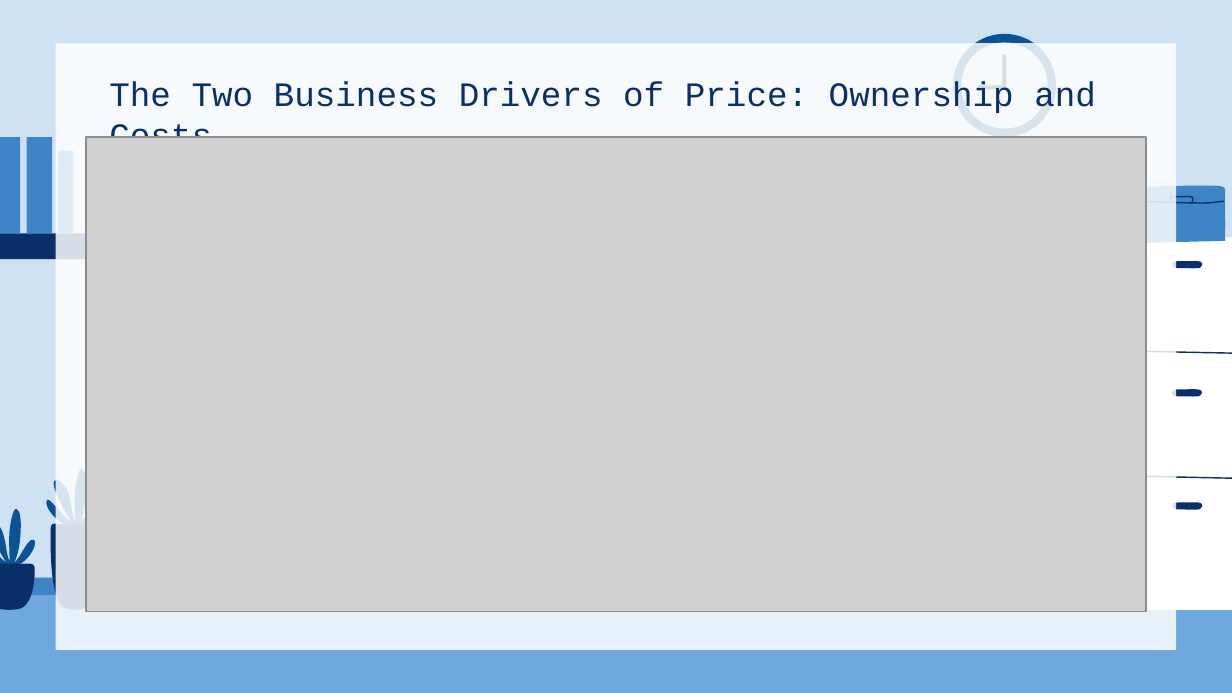
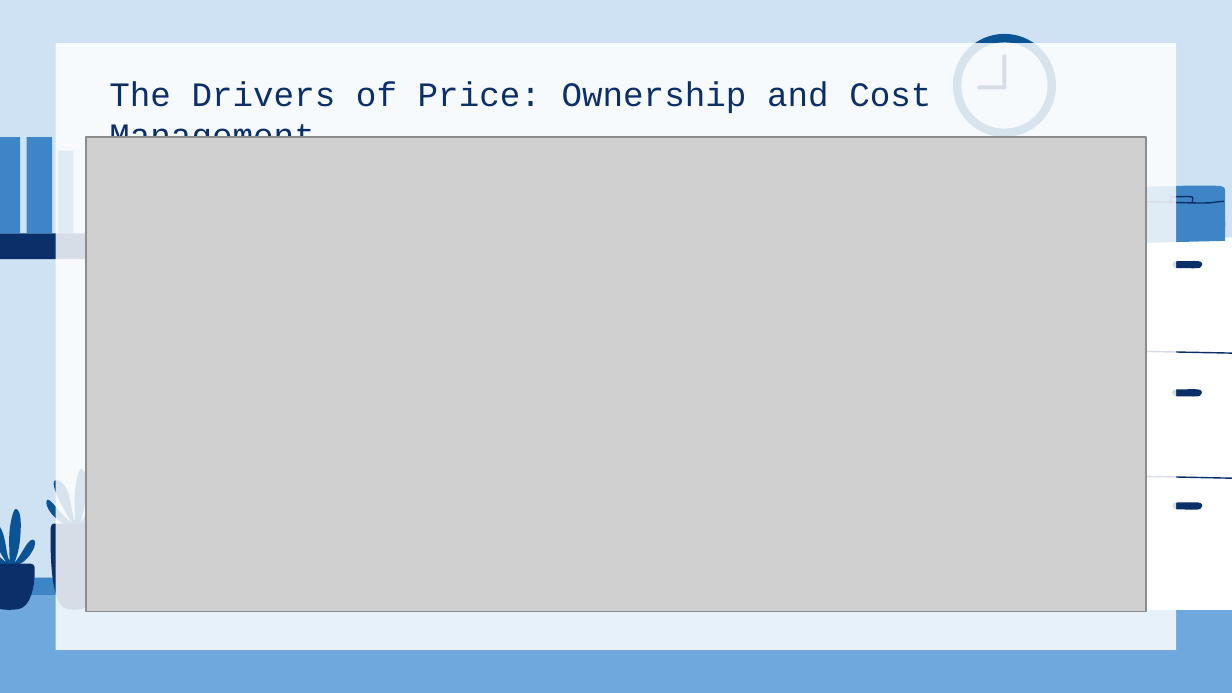
Before and after one commit to kjaques/hospital-financial-and-quality-performance, a slide deck: slide 10 of The Cost of Care Presentation.pptx. Drawn at 1232x693 pixels with LibreOffice and Linux fonts; fonts in the diff are those of the drawing; grey boxes stand for pictures. Boxes give left, top, right and bottom in pixels: in the first picture for what was removed or moved away, otherwise in the second. Text is boxed around its words. In the diff, an @@ line names an element or a change of style, - is before the commit and + after.

```diff
--- a/The Cost of Care Presentation.pptx
+++ b/The Cost of Care Presentation.pptx
@@ title at [109, 81, 931, 138]: text changed @@
-The Two Business Drivers of Price: Ownership and Costs
+The Drivers of Price: Ownership and Cost Management
```
Also in this commit, not shown: 2 other slides changed, 1 slide added, 5 other files.
